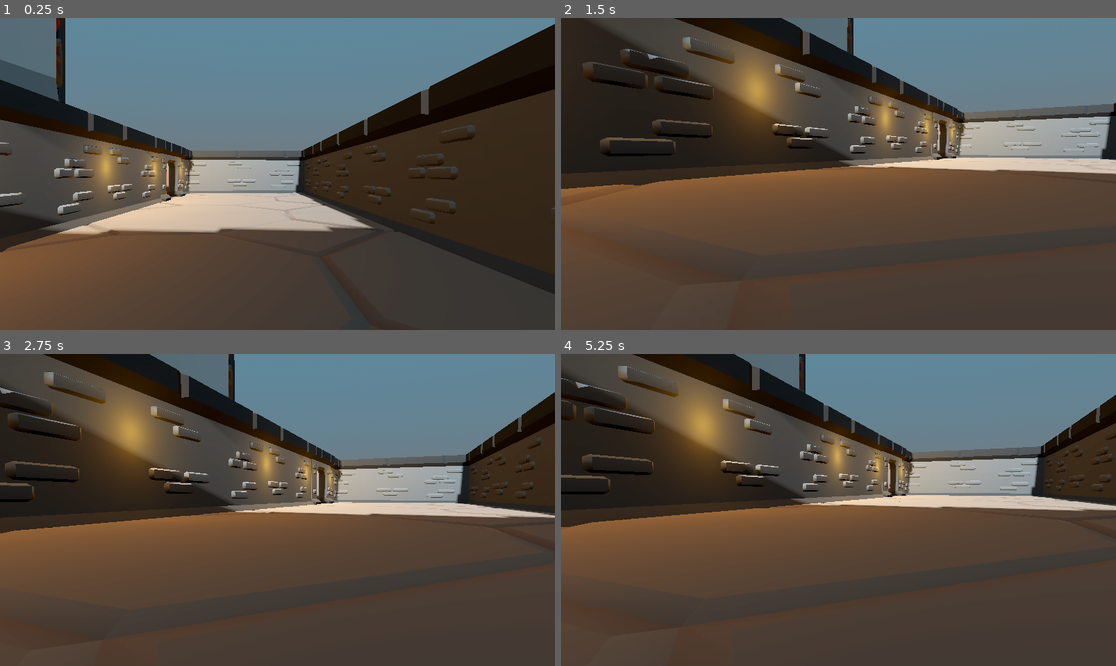
Above: before the commit, frames 1-4 (two rows, left to right).
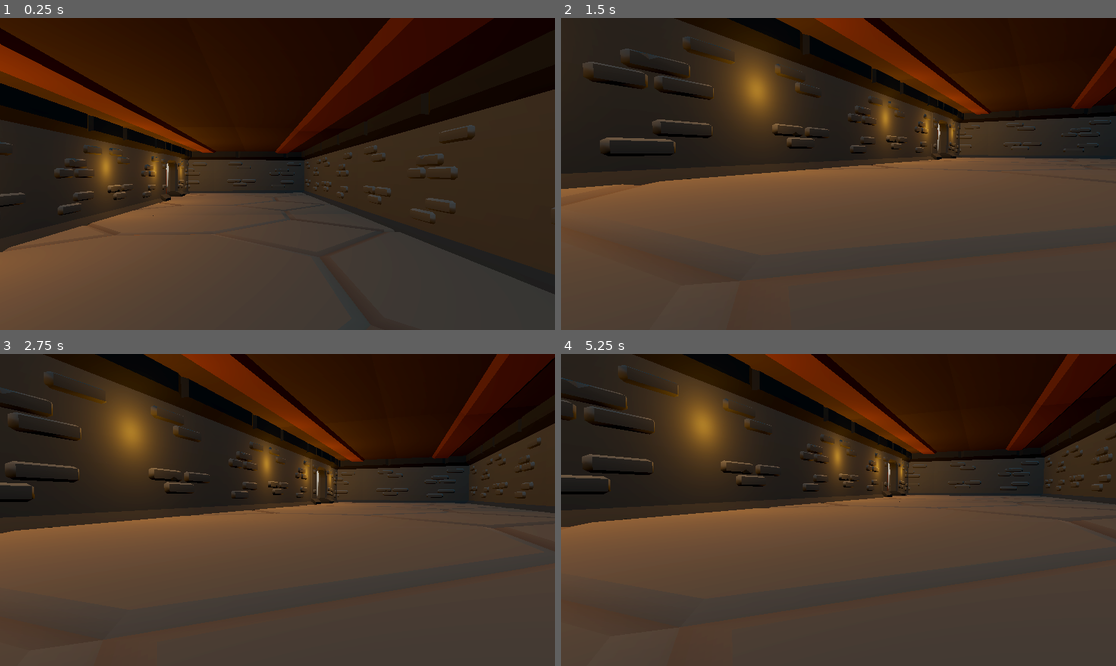
Above: after the commit, the same moments.

Repository: John-Lyon/LyonJohn_Castle-Climber
Game: Godot game, scene res://main.tscn
The game is run twice, just before and just after one commit, with the same random seed, the same clock (stepped at 60 frames per second) and the same inputs.
Inputs (mouse positions are in pixels of both pictures, inside the frame that each line leads up to):
- Up to frame 1 (0.25 s): no input
- Up to frame 2 (1.5 s): tap Enter (ui_accept) at 0.5, 0.77, 1.25 s; move the mouse to (960, 158) at 0.52 s; hold Right (ui_right) 0.53-1.28 s; tap Shift (sprint) at 0.6, 1.35 s; click (960, 158) at 0.67 s; move the mouse to (810, 174) at 1.27 s; hold Up (ui_up) from 1.28 s (still down)
- Up to frame 3 (2.75 s): keep holding Up (ui_up); tap Enter (ui_accept) at 1.52, 2 s; move the mouse to (288, 503) at 2.02 s; tap Shift (sprint) at 2.1 s
- Up to frame 4 (5.25 s): keep holding Up (ui_up); tap Enter (ui_accept) at 2.75, 3.02, 3.5, 3.77, 4.25, 4.52 s; move the mouse to (832, 516) at 2.77 s; tap Shift (sprint) every 0.75 s from 2.85 to 5.1 s; click (832, 516) at 2.92 s; move the mouse to (877, 513) at 3.52 s; move the mouse to (794, 506) at 4.27 s; move the mouse to (844, 510) at 5.02 s; click (844, 510) at 5.17 s

The runs differ from the first frame. In frame 1, 45% of the frame differs, in the area x 0-100%, y 0-70%; in frame 2, 30%; in frame 3, 33%; in frame 4, 31%.

Commit message:
Update main.tscn

Diff:
--- a/main.tscn
+++ b/main.tscn
@@ -32,11 +32,11 @@
 [sub_resource type="StandardMaterial3D" id="StandardMaterial3D_074og"]
 albedo_color = Color(0.27022192, 0.27022192, 0.2702219, 1)
 
-[sub_resource type="StandardMaterial3D" id="StandardMaterial3D_cegan"]
-albedo_color = Color(0.48570347, 0.48570353, 0.4857034, 1)
+[sub_resource type="StandardMaterial3D" id="StandardMaterial3D_ycdy4"]
+albedo_color = Color(0.1728327, 0.17283267, 0.17283267, 1)
 
 [sub_resource type="StandardMaterial3D" id="StandardMaterial3D_82xsv"]
-albedo_color = Color(0.0602042, 0.40395576, 0.26725072, 1)
+albedo_color = Color(0.042618982, 0.3353333, 0.2187036, 1)
 
 [sub_resource type="StandardMaterial3D" id="StandardMaterial3D_getpj"]
 albedo_color = Color(0.34781694, 0.34781697, 0.3478169, 1)
@@ -78,7 +78,7 @@
 transform = Transform3D(0.83622545, 0, 0, 0, 0.9999765, 0, 0, 0, 0.86906725, 0, 0.0055805445, 0)
 operation = 2
 height = 2.0366373
-material = SubResource("StandardMaterial3D_cegan")
+material = SubResource("StandardMaterial3D_ycdy4")
 
 [node name="entrance" type="CSGCylinder3D" parent="Tower of Doom" unique_id=1981423378]
 transform = Transform3D(0.11055047, -1.0170023, 0.008932936, -0.004759303, 0.10651208, 0.14241189, -0.07582547, -1.4893801, 0.004084963, 0.15980677, -0.9853977, 0.38379738)
@@ -1381,11 +1381,9 @@
 
 [node name="ceiling" parent="." unique_id=1016574240 instance=ExtResource("12_yaehf")]
 transform = Transform3D(1, 0, 0, 0, 1, 0, 0, 0, 1, -2.6136103, 1.1052638, 3.7276063)
-visible = false
 
 [node name="ceiling2" parent="." unique_id=1585558934 instance=ExtResource("12_yaehf")]
 transform = Transform3D(1, 0, 0, 0, 1, 0, 0, 0, 1, 1.2164638, 1.1059983, 3.7276063)
-visible = false
 
 [node name="Floor" parent="." unique_id=1358013829 instance=ExtResource("13_ycdy4")]
 transform = Transform3D(1, 0, 0, 0, 1, 0, 0, 0, 1, 1.3691992, 0.16996586, 3.3090553)
